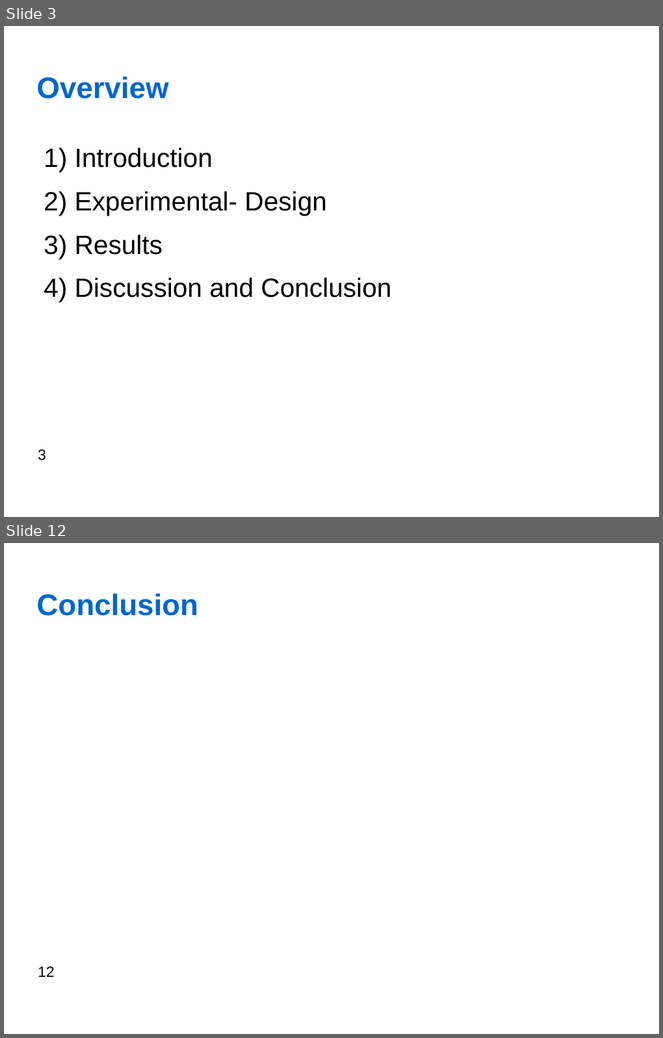
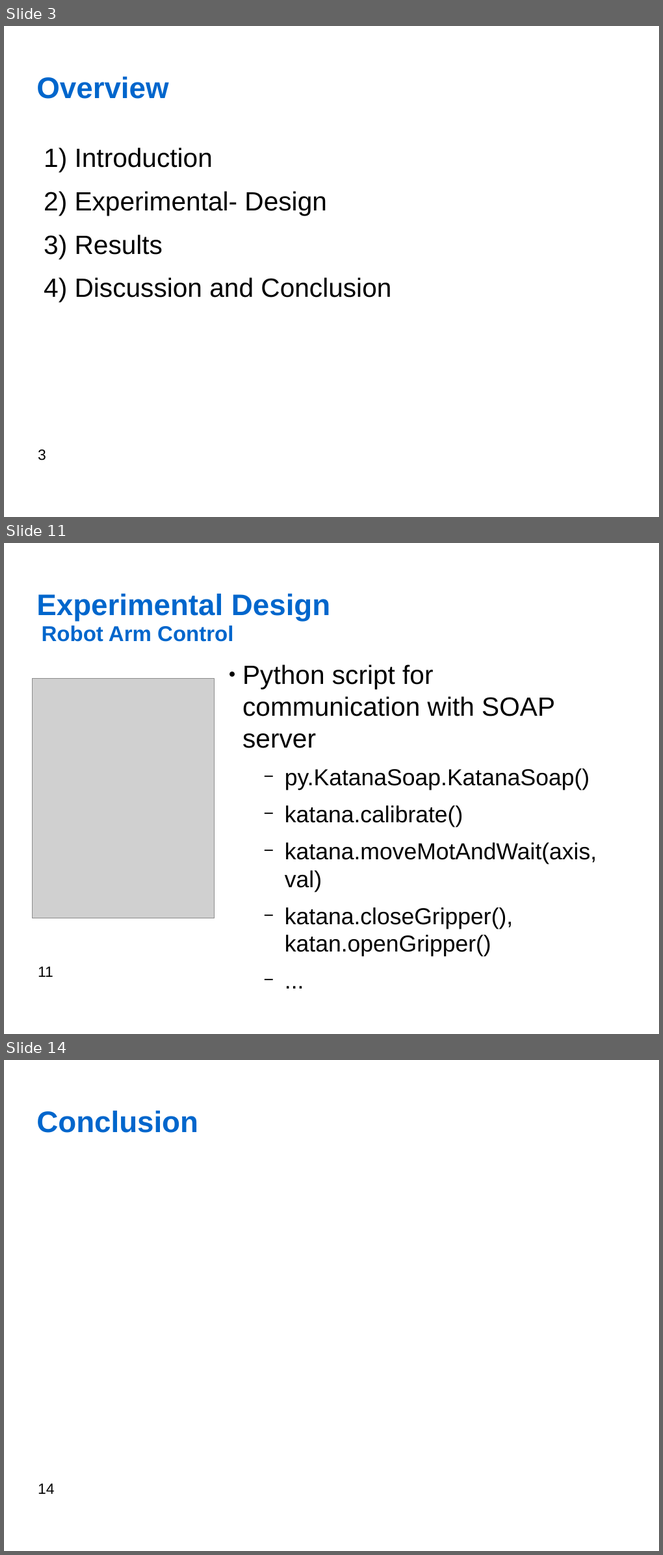
Before and after one commit to jfedjaev/NSTresearchPractice, a slide deck: Report/Presentation/Fedjaev_ResearchPractice.odp. Shown one above the other, each under a label of ours: slides 3 and 12 before the commit, slides 3, 11 and 14 after it; the slides between them are not shown. The pictures are 663x1038 and 663x1555 pixels, drawn with LibreOffice and Linux fonts; fonts in the diff are those of the drawing; grey boxes stand for pictures; background and template pictures are left out. Boxes give left, top, right and bottom in pixels: in the first picture for what was removed or moved away, otherwise in the second. Text is boxed around its words. In the diff, an @@ line names an element or a change of style, - is before the commit and + after.

```diff
--- a/Report/Presentation/Fedjaev_ResearchPractice.odp
+++ b/Report/Presentation/Fedjaev_ResearchPractice.odp
@@ slide 11 added at (4,543,659,1034), background #FFFFFF; not listed: 1 template element that a slide beside it also shows @@
@@ title added at (36,594,330,621), 36 pt, text #0066CC, bold @@
+Experimental Design
@@ title added at (42,626,233,642), 26 pt, text #0066CC, bold @@
+Robot Arm Control
@@ picture added at (32,679,215,919) @@
@@ text added at (243,665,597,957), 28 pt, text #000000 @@
+● Python script for communication with SOAP server
+  − py.KatanaSoap.KatanaSoap()
+  − katana.calibrate()
+  − katana.moveMotAndWait(axis, val)
+  − katana.closeGripper(), katan.openGripper()
+  − ...
@@ what was slide 12 is now slide 14 @@
@@ page number at (38,1484,54,1494): text changed @@
-12
+14
```
Also in this commit, not shown: 6 slides changed, 4 other slides added, 3 slides removed, 7 other files.
